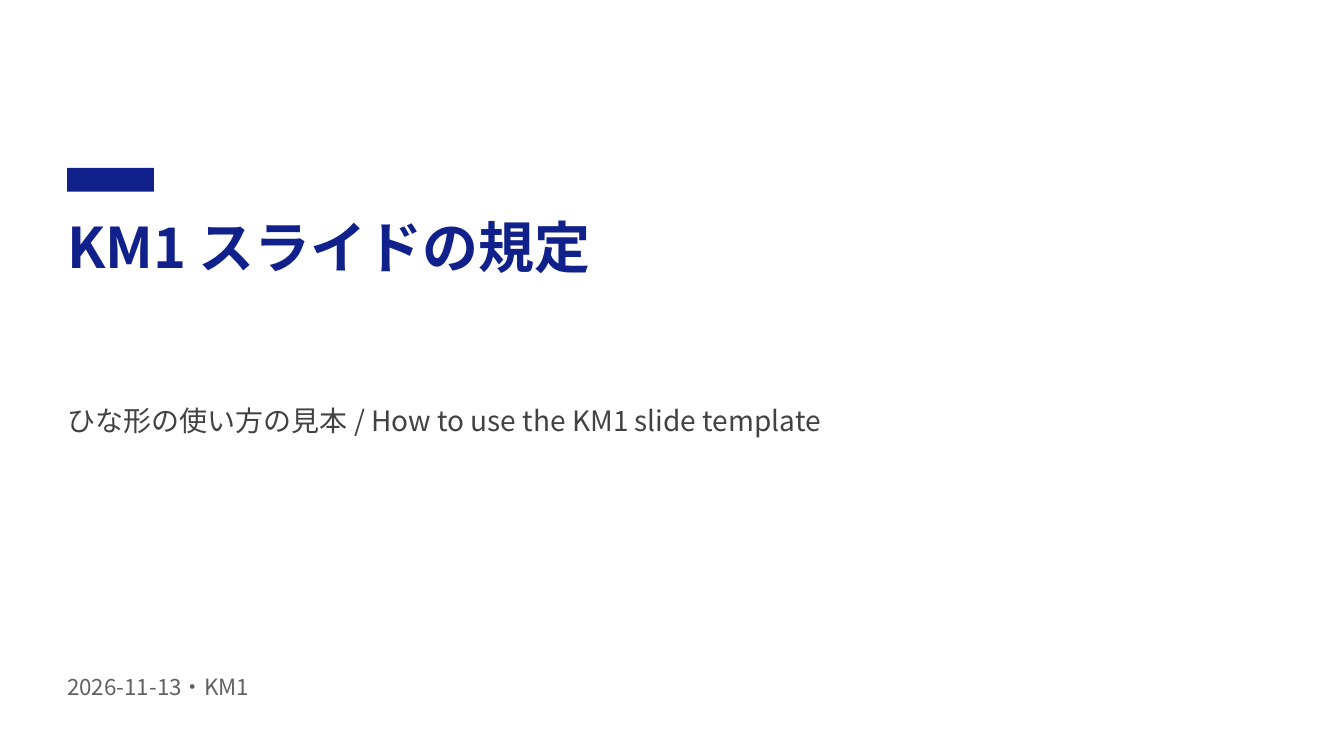
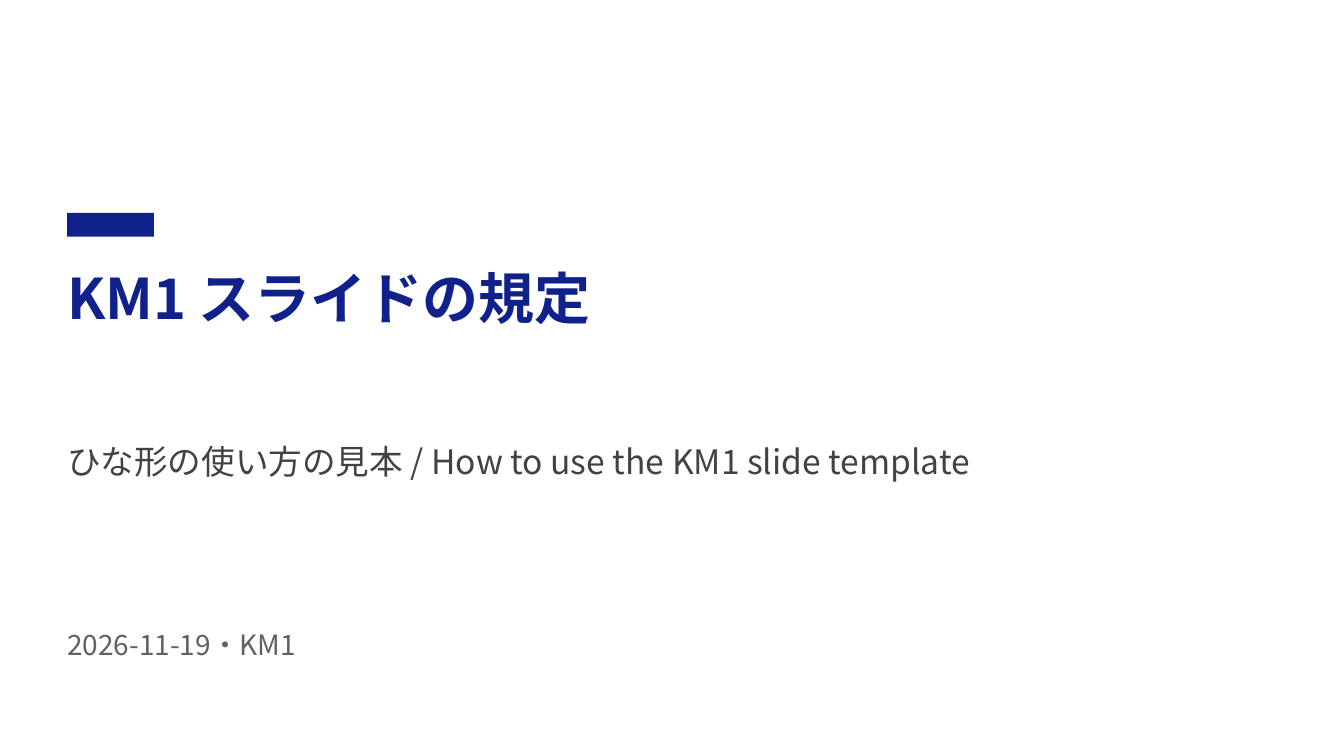
Before and after one commit to kami2news/km1-design-system, a slide deck: slide 1 of dist/KM1_スライド見本.pptx. Drawn at 1344x756 pixels with LibreOffice and Linux fonts; fonts in the diff are those of the drawing. Boxes give left, top, right and bottom in pixels: in the first picture for what was removed or moved away, otherwise in the second. Text is boxed around its words. In the diff, an @@ line names an element or a change of style, - is before the commit and + after.

```diff
--- a/dist/KM1_スライド見本.pptx
+++ b/dist/KM1_スライド見本.pptx
@@ rectangle: place and size @@
-rectangle at [68, 168, 154, 193]
+rectangle at [68, 213, 154, 237]
@@ title "KM1 スライドの規定": place and size @@
-title "KM1 スライドの規定" at [67, 220, 591, 273]
+title "KM1 スライドの規定" at [67, 271, 591, 324]
@@ title "KM1 スライドの規定" at [67, 271, 591, 324]: line spacing 1 to 52pt @@
@@ text "ひな形の使い方の見本 / How to use ...": place and size @@
-text "ひな形の使い方の見本 / How to use ..." at [67, 407, 821, 438]
+text "ひな形の使い方の見本 / How to use ..." at [67, 445, 970, 482]
@@ text "ひな形の使い方の見本 / How to use ..." at [67, 445, 970, 482]: size 20 to 24 pt; line spacing 1 to 32pt @@
@@ text at [67, 634, 296, 656]: text changed; size 16 to 20 pt @@
-2026-11-13・KM1
+2026-11-19・KM1
```
Also in this commit, not shown: 6 other slides changed, 3 slides added, 2 slides removed, 7 other files.
